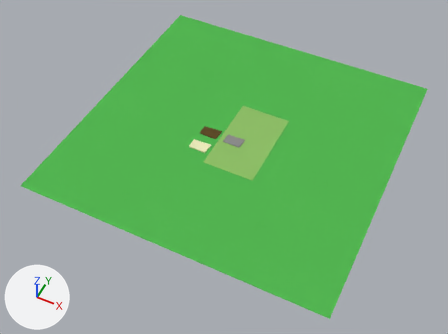
The Blender file Assets/CityGeneration/TileObjects.blend, before and after one commit.
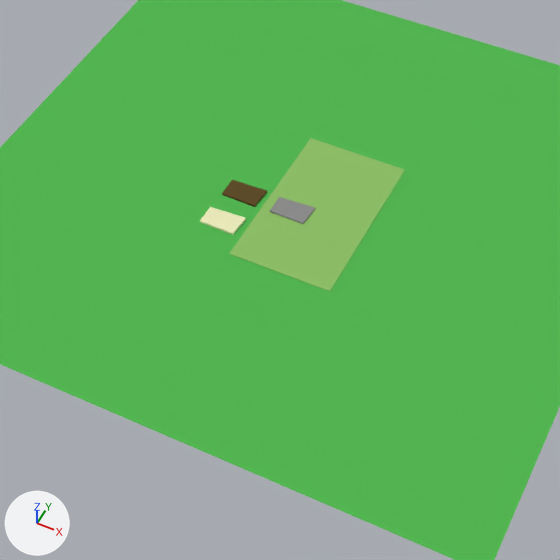
Old and new are each drawn whole from a camera (50 mm lens) standing at (36.2, -79.0, 87.3) and looking at (-0.5, -5.6, -4.4) and again close up on the part from 20% to 81% of the width and 11% to 93% of the height. Lighting does not change. The marker at lower left points along +X, +Y and +Z. The same objects are shown in both versions, whatever each file hides.

Names of what the first close-up shows: 'CutGrass', 'Mud', 'Sand', 'Sidewalk', 'ThickGrassFormat'.
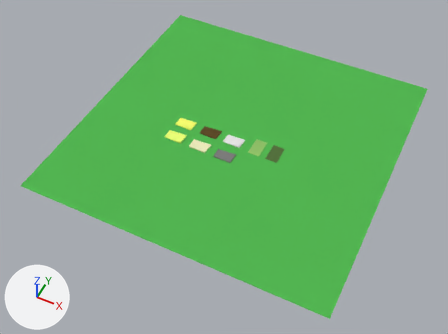
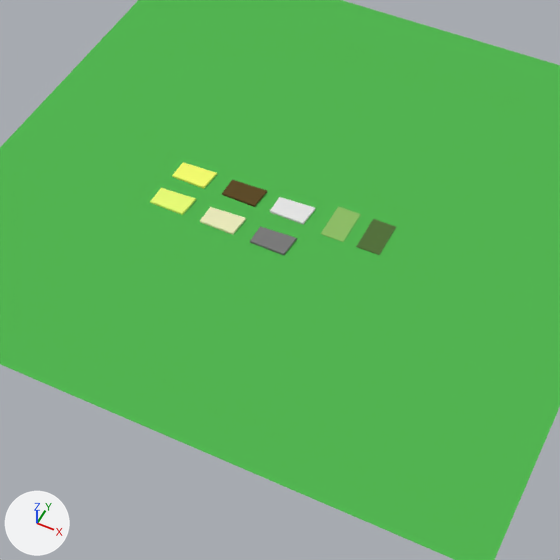
Boxes [x1, y1, x2, y2] around the edits, measured in the close-ups (560 x 560 px):
'CutGrass', moved, rescaled (77% narrower, 76% shorter): before [229, 138, 405, 292]; after [321, 206, 361, 242]
'CutGrass.001', added (green): after [356, 219, 396, 255]
'Sidewalk.001', added: after [250, 227, 297, 255]
'Sidewalk', recoloured (grey to white): [270, 197, 315, 224] in both
'Mud.002', added (green): after [150, 188, 196, 215]
'Mud.001', added (yellow): after [172, 162, 217, 189]

The change, as a diff of the scene's bpy script:
```diff
--- a/Assets/CityGeneration/TileObjects.blend.py
+++ b/Assets/CityGeneration/TileObjects.blend.py
@@ mat_sidewalk @@
 mat_sidewalk = diffuse_material('Sidewalk')
-mat_sidewalk.base_color = (0.267, 0.267, 0.267)  # grey #8d8d8d
+mat_sidewalk.base_color = (0.8, 0.8, 0.8)  # white #e7e7e7
@@ mat_road @@
+mat_road = diffuse_material('Road')
+mat_road.base_color = (0.202, 0.202, 0.202)  # grey #7c7c7c
@@ mat_farm @@
+mat_farm = diffuse_material('Farm')
+mat_farm.base_color = (0.929, 1.0, 0.164)  # yellow #f7ff71
@@ mat_farm_001 @@
+mat_farm_001 = diffuse_material('Farm.001')
+mat_farm_001.base_color = (0.824, 1.0, 0.189)  # green #eaff78
@@ mat_forestground @@
+mat_forestground = diffuse_material('ForestGround')
+mat_forestground.base_color = (0.0945, 0.173, 0.05)  # dark green #57733f
@@ me_sidewalk_003 @@
+me_sidewalk_003.from_pydata([(-1.51, -2.55, -1.0), (-1.42, -0.95, -1.0), (1.45, -0.92, -1.0), (1.22, -2.72, -1.0), (-1.51, -2.55, 1.0), (-1.42, -0.95, 1.0), (1.45, -0.92, 1.0), (1.22, -2.72, 1.0)], [], [(4, 5, 1, 0), (5, 6, 2, 1), (6, 7, 3, 2), (7, 4, 0, 3), (0, 1, 2, 3), (7, 6, 5, 4)])
+me_sidewalk_003.materials.append(mat_road)  # grey #7c7c7c
@@ me_sidewalk_004 @@
+me_sidewalk_004.from_pydata([(-1.51, -2.55, -1.0), (-1.42, -0.95, -1.0), (1.45, -0.92, -1.0), (1.22, -2.72, -1.0), (-1.51, -2.55, 1.0), (-1.42, -0.95, 1.0), (1.45, -0.92, 1.0), (1.22, -2.72, 1.0)], [], [(4, 5, 1, 0), (5, 6, 2, 1), (6, 7, 3, 2), (7, 4, 0, 3), (0, 1, 2, 3), (7, 6, 5, 4)])
+me_sidewalk_004.materials.append(mat_farm)  # yellow #f7ff71
@@ me_sidewalk_005 @@
+me_sidewalk_005.from_pydata([(-1.51, -2.55, -1.0), (-1.42, -0.95, -1.0), (1.45, -0.92, -1.0), (1.22, -2.72, -1.0), (-1.51, -2.55, 1.0), (-1.42, -0.95, 1.0), (1.45, -0.92, 1.0), (1.22, -2.72, 1.0)], [], [(4, 5, 1, 0), (5, 6, 2, 1), (6, 7, 3, 2), (7, 4, 0, 3), (0, 1, 2, 3), (7, 6, 5, 4)])
+me_sidewalk_005.materials.append(mat_farm_001)  # green #eaff78
@@ me_cutgrass_001 @@
+me_cutgrass_001.from_pydata(...)  # a box spanning x -1.56..4.24, y -7.36..5.74, z -1.0..1.0
+me_cutgrass_001.materials.append(mat_forestground)  # dark green #57733f
@@ ob_cutgrass @@
 ob_cutgrass = bpy.data.objects.new('CutGrass', me_cutgrass)
-ob_cutgrass.location = (0.0, 0.0, -0.2)
-ob_cutgrass.scale = (1.77, 1.34, 0.278)
+ob_cutgrass.location = (4.4, -1.6, -0.2)
+ob_cutgrass.scale = (0.403, 0.305, 0.278)
@@ ob_sidewalk_001 @@
+ob_sidewalk_001 = bpy.data.objects.new('Sidewalk.001', me_sidewalk_003)
+ob_sidewalk_001.location = (0.1, -4.3, 0.0)
+ob_sidewalk_001.rotation_euler = (0.0, 0.0, 0.0456)  # degrees (0, 0, 2.6)
+ob_sidewalk_001.scale = (1.3, 1.3, 0.21)
@@ ob_mud_001 @@
+ob_mud_001 = bpy.data.objects.new('Mud.001', me_sidewalk_004)
+ob_mud_001.location = (-10.7, 0.0, 0.0)
+ob_mud_001.rotation_euler = (0.0, 0.0, 0.0456)  # degrees (0, 0, 2.6)
+ob_mud_001.scale = (1.3, 1.3, 0.21)
@@ ob_mud_002 @@
+ob_mud_002 = bpy.data.objects.new('Mud.002', me_sidewalk_005)
+ob_mud_002.location = (-10.8, -4.0, 0.0)
+ob_mud_002.rotation_euler = (0.0, 0.0, 0.0456)  # degrees (0, 0, 2.6)
+ob_mud_002.scale = (1.3, 1.3, 0.21)
@@ ob_cutgrass_001 @@
+ob_cutgrass_001 = bpy.data.objects.new('CutGrass.001', me_cutgrass_001)
+ob_cutgrass_001.location = (8.0, -1.6, -0.2)
+ob_cutgrass_001.scale = (0.403, 0.305, 0.278)
```
